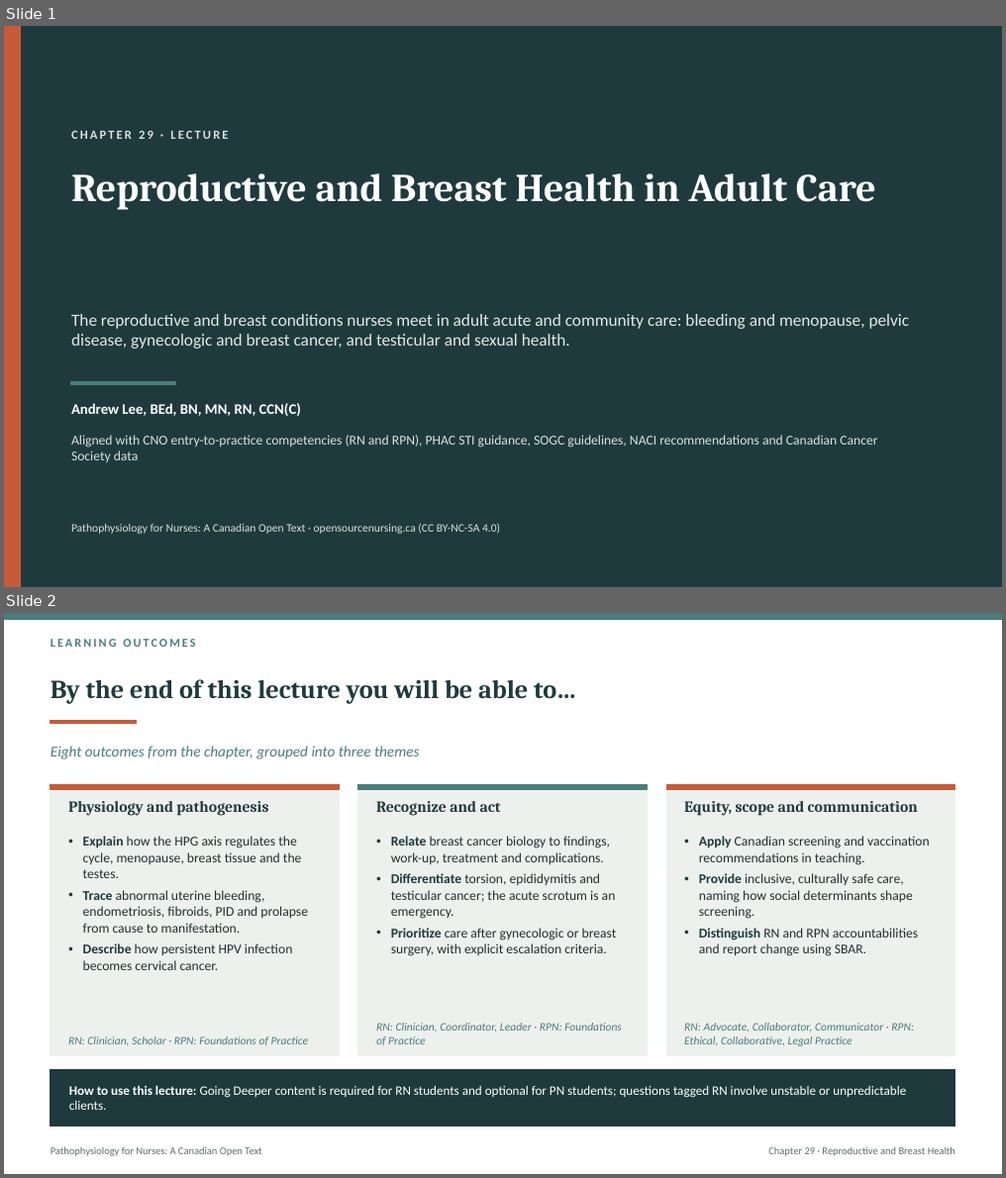
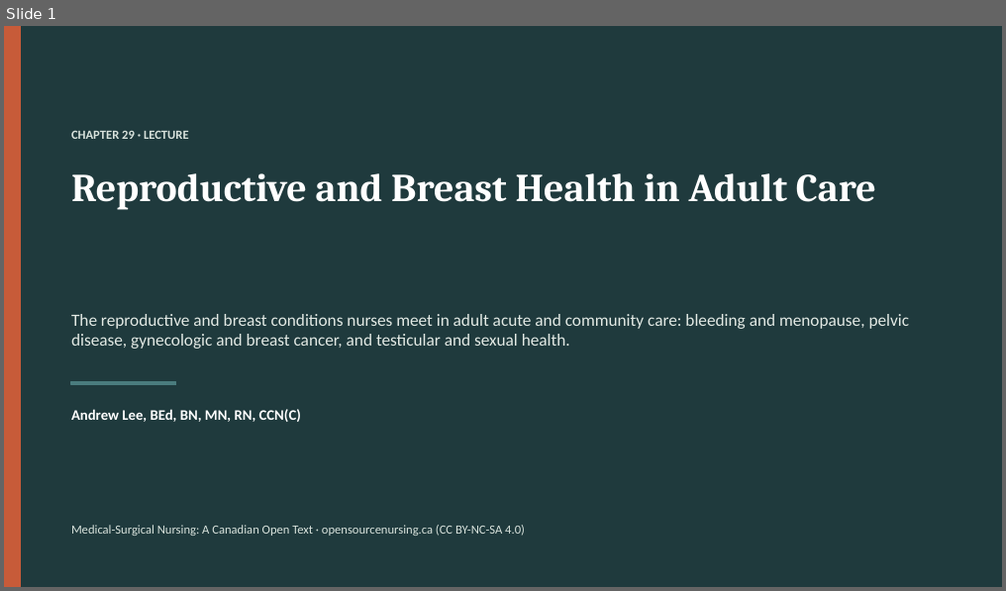
Before and after one commit to andrewleenl/opensourcenursing, a slide deck: Ch29_Reproductive_and_Breast_Health_in_Adult_Care_Lecture_Presentation.pptx. Shown one above the other, each under a label of ours: slides 1 and 2 before the commit, slide 1 after it. The pictures are 1006x1178 and 1006x591 pixels, drawn with LibreOffice and Linux fonts; fonts in the diff are those of the drawing. Boxes give left, top, right and bottom in pixels: in the first picture for what was removed or moved away, otherwise in the second. Text is boxed around its words. In the diff, an @@ line names an element or a change of style, - is before the commit and + after.

```diff
--- a/Ch29_Reproductive_and_Breast_Health_in_Adult_Care_Lecture_Presentation.pptx
+++ b/Ch29_Reproductive_and_Breast_Health_in_Adult_Care_Lecture_Presentation.pptx
@@ slide 2 removed at (4,613,1002,1174), background #FFFFFF @@
@@ rectangle removed at (4,613,1002,620) @@
@@ text removed at (51,639,195,647) @@
-LEARNING OUTCOMES
@@ title removed at (51,679,576,704) @@
-By the end of this lecture you will be able to…
@@ rectangle removed at (51,721,137,724) @@
@@ text removed at (51,746,419,760) @@
-Eight outcomes from the chapter, grouped into three themes
@@ rectangle removed at (51,785,340,1057) @@
@@ rectangle removed at (51,785,340,789) @@
@@ rectangle removed at (358,785,648,1057) @@
@@ rectangle removed at (358,785,648,789) @@
@@ rectangle removed at (666,785,955,1057) @@
@@ rectangle removed at (666,785,955,789) @@
@@ text removed at (68,801,268,816) @@
-Physiology and pathogenesis
@@ text removed at (376,801,501,816) @@
-Recognize and act
@@ text removed at (684,801,918,816) @@
-Equity, scope and communication
@@ text removed at (83,836,308,970) @@
-• Explain how the HPG axis regulates the cycle, menopause, breast tissue and the testes.
-• Trace abnormal uterine bleeding, endometriosis, fibroids, PID and prolapse from cause to manifestation.
-• Describe how persistent HPV infection becomes cervical cancer.
@@ text removed at (391,836,617,957) @@
-• Relate breast cancer biology to findings, work-up, treatment and complications.
-• Differentiate torsion, epididymitis and testicular cancer; the acute scrotum is an emergency.
-• Prioritize care after gynecologic or breast surgery, with explicit escalation criteria.
@@ text removed at (699,836,930,957) @@
-• Apply Canadian screening and vaccination recommendations in teaching.
-• Provide inclusive, culturally safe care, naming how social determinants shape screening.
-• Distinguish RN and RPN accountabilities and report change using SBAR.
@@ text removed at (376,1023,622,1046) @@
-RN: Clinician, Coordinator, Leader · RPN: Foundations of Practice
@@ text removed at (684,1023,914,1047) @@
-RN: Advocate, Collaborator, Communicator · RPN: Ethical, Collaborative, Legal Practice
@@ text removed at (68,1037,308,1046) @@
-RN: Clinician, Scholar · RPN: Foundations of Practice
@@ rectangle removed at (51,1069,955,1127) @@
@@ text removed at (69,1085,906,1110) @@
-How to use this lecture: Going Deeper content is required for RN students and optional for PN students; questions tagged RN involve unstable or unpredictable clients.
@@ text removed at (51,1147,261,1157) @@
-Pathophysiology for Nurses: A Canadian Open Text
@@ text removed at (768,1147,955,1157) @@
-Chapter 29 · Reproductive and Breast Health
@@ slide 1 changed as well @@
@@ text "CHAPTER 29 · LECTURE" at (71,130,189,139): letter spacing 2 to 0 pt @@
@@ text "Andrew Lee, BEd, BN, MN, ..." at (71,409,301,422): vertical alignment top to middle @@
@@ text removed at (71,435,877,463) @@
-Aligned with CNO entry-to-practice competencies (RN and RPN), PHAC STI guidance, SOGC guidelines, NACI recommendations and Canadian Cancer Society data
@@ text "Medical-Surgical Nursing: A Canadian Open ..." at (71,525,525,536): vertical alignment top to middle @@
@@ text at (71,525,525,536): text changed; size 11 to 12 pt @@
-Pathophysiology for Nurses: A Canadian Open Text · opensourcenursing.ca (CC BY-NC-SA 4.0)
+Medical-Surgical Nursing: A Canadian Open Text · opensourcenursing.ca (CC BY-NC-SA 4.0)
```
Also in this commit, not shown: 9 other slides changed, 40 slides added, 39 other slides removed, 14 other files.
